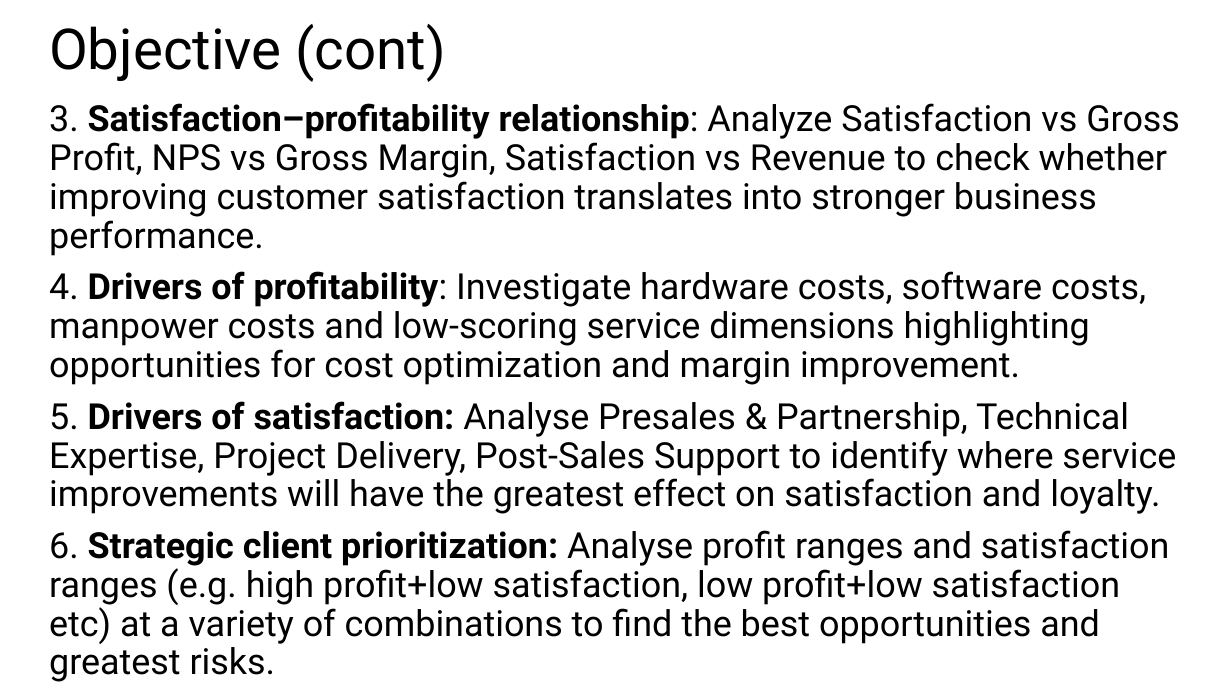
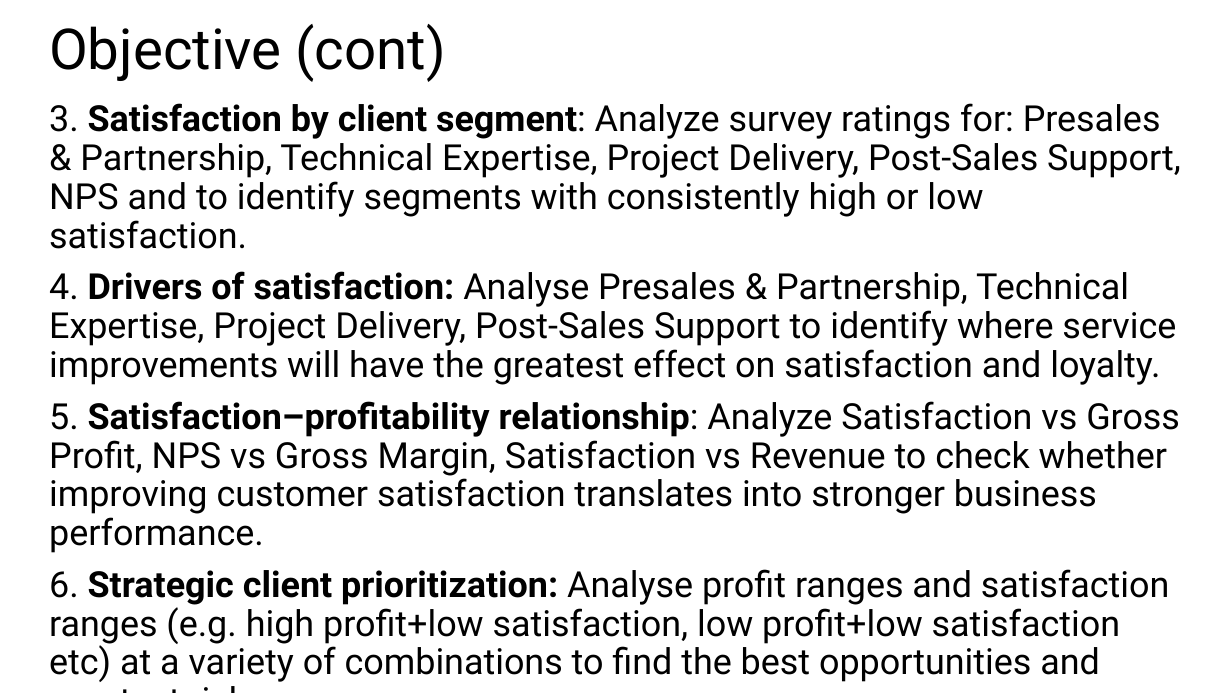
Before and after one commit to noodlebatteries124/DAVI-CA2, a slide deck: slide 3 of DAVICA2.pptx. Drawn at 1232x693 pixels with LibreOffice and Linux fonts; fonts in the diff are those of the drawing. Boxes give left, top, right and bottom in pixels: in the first picture for what was removed or moved away, otherwise in the second. Text is boxed around its words. In the diff, an @@ line names an element or a change of style, - is before the commit and + after.

```diff
--- a/DAVICA2.pptx
+++ b/DAVICA2.pptx
@@ text at [49, 103, 1181, 553]: text changed @@
-3. Satisfaction–profitability relationship: Analyze Satisfaction vs Gross Profit, NPS vs Gross Margin, Satisfaction vs Revenue to check whether improving customer satisfaction translates into stronger business performance.
-4. Drivers of profitability: Investigate hardware costs, software costs, manpower costs and low-scoring service dimensions highlighting opportunities for cost optimization and margin improvement.
-5. Drivers of satisfaction: Analyse Presales & Partnership, Technical Expertise, Project Delivery, Post-Sales Support to identify where service improvements will have the greatest effect on satisfaction and loyalty.
+3. Satisfaction by client segment: Analyze survey ratings for: Presales & Partnership, Technical Expertise, Project Delivery, Post-Sales Support, NPS and to identify segments with consistently high or low satisfaction.
+4. Drivers of satisfaction: Analyse Presales & Partnership, Technical Expertise, Project Delivery, Post-Sales Support to identify where service improvements will have the greatest effect on satisfaction and loyalty.
+5. Satisfaction–profitability relationship: Analyze Satisfaction vs Gross Profit, NPS vs Gross Margin, Satisfaction vs Revenue to check whether improving customer satisfaction translates into stronger business performance.
```
Also in this commit, not shown: 2 other slides changed, 2 other files.
